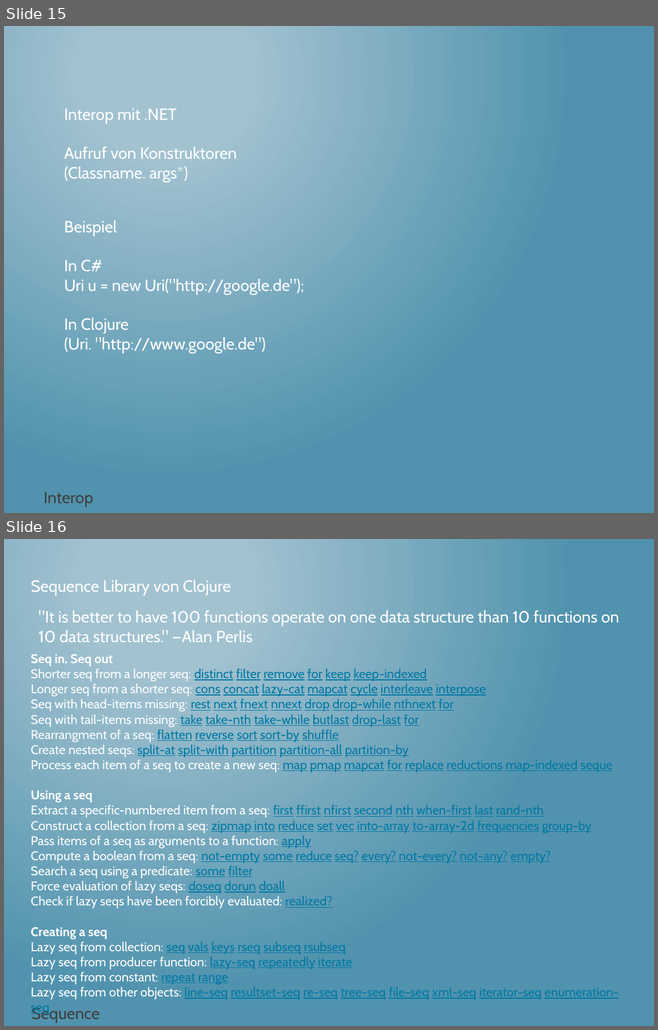
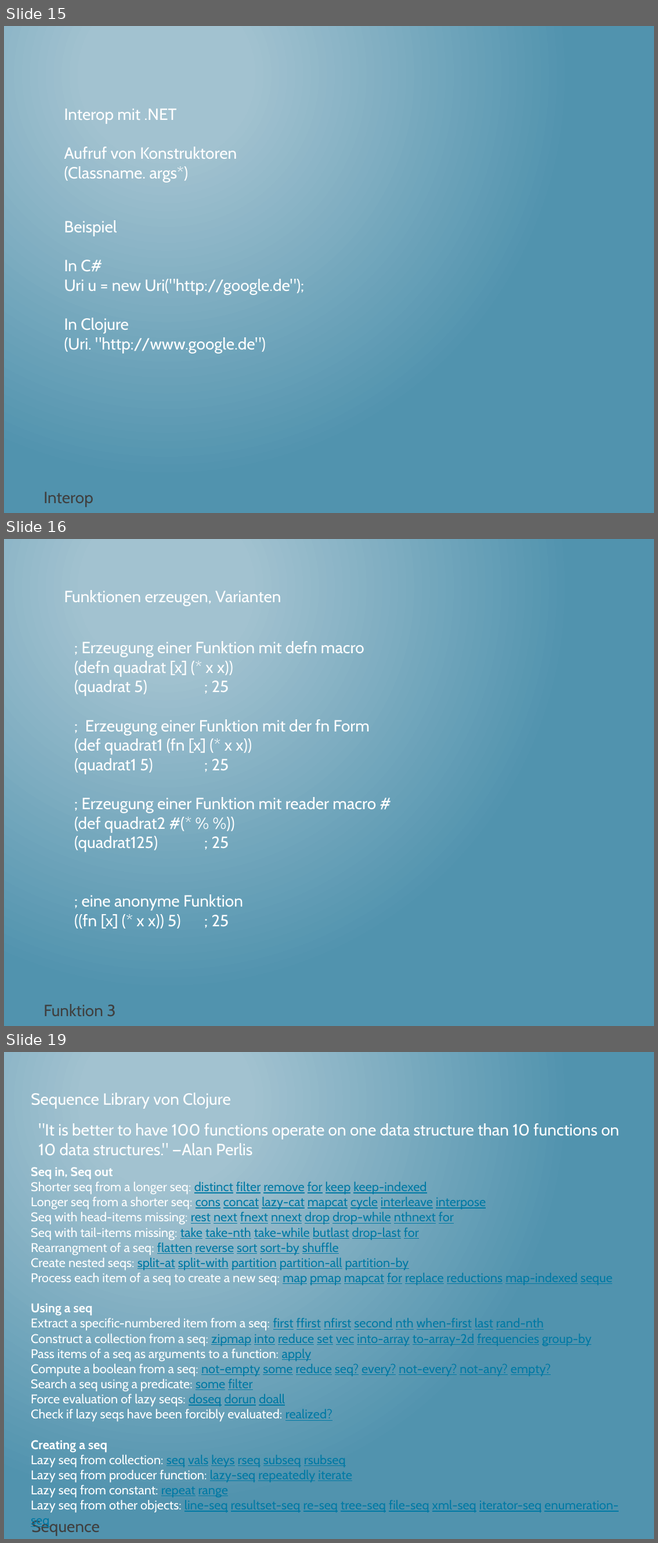
Before and after one commit to thomasschulte/ClojureUsergroupDemo, a slide deck: Clojure Vortrag .NET User Group.pptx. Shown one above the other, each under a label of ours: slides 15 and 16 before the commit, slides 15, 16 and 19 after it; the slides between them are not shown. The pictures are 658x1030 and 658x1543 pixels, drawn with LibreOffice and Linux fonts; fonts in the diff are those of the drawing. Boxes give left, top, right and bottom in pixels: in the first picture for what was removed or moved away, otherwise in the second. Text is boxed around its words. In the diff, an @@ line names an element or a change of style, - is before the commit and + after.

```diff
--- a/Clojure Vortrag .NET User Group.pptx
+++ b/Clojure Vortrag .NET User Group.pptx
@@ slide 16 added at bbox=[4, 539, 654, 1026], background gradient #A3C3D1 to #5194AF @@
@@ text added at bbox=[64, 590, 281, 606], 18 pt, text #FFFFFF @@
+Funktionen erzeugen, Varianten
@@ text added at bbox=[74, 641, 376, 929], 18 pt, text #FFFFFF @@
+; Erzeugung einer Funktion mit defn macro
+(defn quadrat [x] (* x x))
+(quadrat 5) ; 25
+; Erzeugung einer Funktion mit der fn Form
+(def quadrat1 (fn [x] (* x x))
+(quadrat1 5) ; 25
+; Erzeugung einer Funktion mit reader macro #
+(def quadrat2 #(* % %))
+(quadrat125) ; 25
+; eine anonyme Funktion
+((fn [x] (* x x)) 5) ; 25
@@ text added at bbox=[43, 1004, 115, 1017], 18 pt, text #3F3F3F @@
+Funktion 3
@@ what was slide 16 is now slide 19 @@
```
Also in this commit, not shown: 1 slide changed, 2 other slides added.
